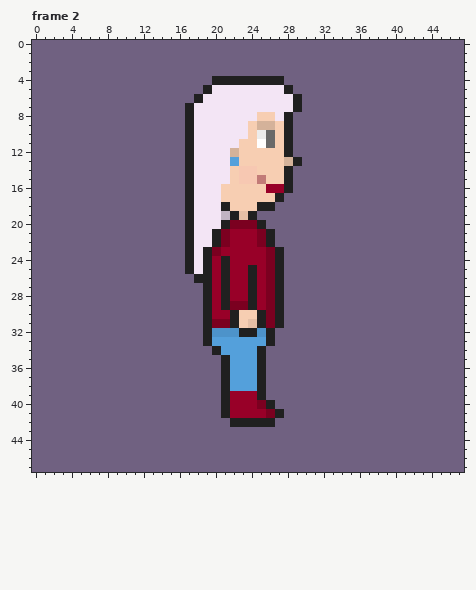
File history of a pixel-art file, assets/sprites/characters/complete/keia/walk/keia00_walk_r.ase. The picture above was drawn from the file before the commit.
48x48 pixels, 4 frames. Colours within 5 levels of each other are drawn and written as one. Shown: frame 2. The commit also changed other frames, which this record leaves out.
After:
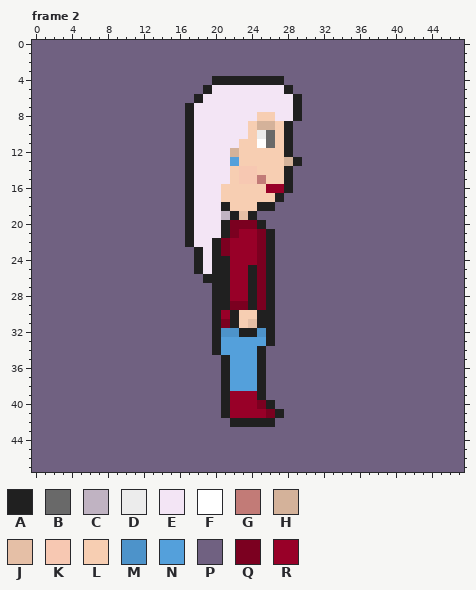
Palette (. is transparent): A #202020  B #696969  C #c0b3c2  D #ececec  E #f3e5f5  F #ffffff  G #c27b77  H #d4b29a  J #e5bfa6  K #f7c8b2  L #f7ceb2  M #4d93ca  N #54a0db  P #706181  Q #7b0020  R #980028
Diff:
--- frame 2
@@ x 26..31 @@
  7 EEEAPP
- 8 LEAPPP
+ 8 LEEAPP
  9 HLAPPP
@@ x 15..29 @@
 20 PPAEEEAQQQAPPPP
-21 PPAEEAQRRRQAPPP
+21 PPAEEEAQRRQAPPP
 22 PPAEEAQRRRQAPPP
-23 PPAEAQRRRRRQAPP
-24 PPAEARARRRRQAPP
-25 PPAEARARRARQAPP
-26 PPPAARARRARQAPP
-27 PPPPARARRARQAPP
-28 PPPPARARRARQAPP
-29 PPPPARAQQARQAPP
-30 PPPPARRALLAQAPP
-31 PPPPAQQALJAQAPP
-32 PPPPAMMMAAMAPPP
-33 PPPPANNNNNNAPPP
+23 PPPAEAQRRRQAPPP
+24 PPPAEAARRRQAPPP
+25 PPPAEAARRAQAPPP
+26 PPPPAAARRAQAPPP
+27 PPPPPAARRAQAPPP
+28 PPPPPAARRAQAPPP
+29 PPPPPAAQQAQAPPP
+30 PPPPPARALLAAPPP
+31 PPPPPAQALJAAPPP
+32 PPPPPAMMAAMAPPP
+33 PPPPPANNNNNAPPP
 34 PPPPPANNNNAPPPP
Where, in picture pixels (left, top, right, bottom), the same in both pictures:
changed: (284, 112, 302, 121)
changed: (185, 229, 284, 346)
